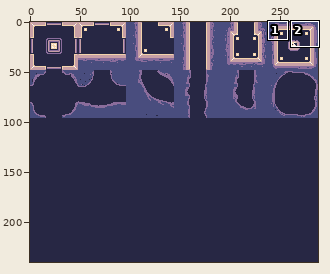
Edited in one commit: pixel-art file (Assets/Sprites/ase/base.aseprite). The picture above shows the old version from afar; the outline marks the close-up.
Close-up. Before the edit:
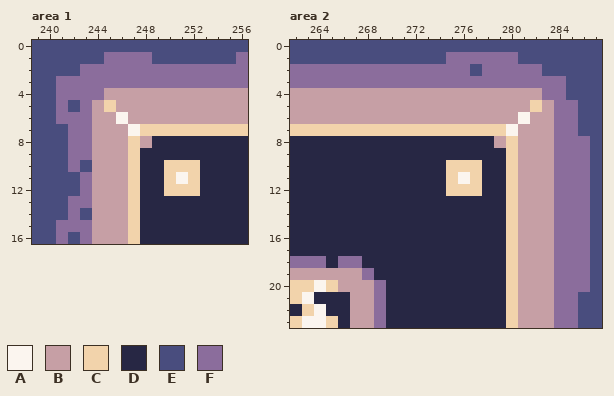
288x240 pixels, 1 frame. Shown: area 1: x 239..256, y 0..16; area 2: x 262..287, y 0..23. The commit also changed other parts of the picture, which this record leaves out.
Visible layers, top first: "caves/nwse-room", "caves/nwe-room", "caves/ne-room", "caves/ns-room", "caves/n-room", "caves/0-room", "rooms/nwse-room", "rooms/nwe-room", "rooms/ne-room", "rooms/ns-room", "rooms/n-room", "rooms/0-room", "background".
Palette (. is transparent): A #fbf5ef  B #c69fa5  C #f2d3ab  D #272744  E #494d7e  F #8b6d9c
Pixels before, area 1, first column x 239:
 0 EEEEEEEEEEEEEEEEEE
 1 EEEEEEFFFFEEEEEEEF
 2 EEEEFFFFFFFFFFFFFF
 3 EEFFFFFFFFFFFFFFFF
 4 EEFFFFBBBBBBBBBBBB
 5 EEFEFBCBBBBBBBBBBB
 6 EEFFFBBABBBBBBBBBB
 7 EEEFFBBBACCCCCCCCC
 8 EEEFFBBBCBDDDDDDDD
 9 EEEFFBBBCDDDDDDDDD
10 EEEFEBBBCDDCCCDDDD
11 EEEEFBBBCDDCACDDDD
12 EEEEFBBBCDDCCCDDDD
13 EEEFFBBBCDDDDDDDDD
14 EEEFEBBBCDDDDDDDDD
15 EEFFFBBBCDDDDDDDDD
16 EEFEFBBBCDDDDDDDDD
Pixels before, area 2, first column x 262:
 0 EEEEEEEEEEEEEEEEEEEEEEEEEE
 1 EEEEEEEEEEEEEFFFFFFEEEEEEE
 2 FFFFFFFFFFFFFFFEFFFFFEEEEE
 3 FFFFFFFFFFFFFFFFFFFFFFFEEE
 4 BBBBBBBBBBBBBBBBBBBBBFFEEE
 5 BBBBBBBBBBBBBBBBBBBBCBFFEE
 6 BBBBBBBBBBBBBBBBBBBABBFFEE
 7 CCCCCCCCCCCCCCCCCCABBBFFEE
 8 DDDDDDDDDDDDDDDDDBCBBBFFFE
 9 DDDDDDDDDDDDDDDDDDCBBBFFFE
10 DDDDDDDDDDDDDCCCDDCBBBFFFE
11 DDDDDDDDDDDDDCACDDCBBBFFFE
12 DDDDDDDDDDDDDCCCDDCBBBFFFE
13 DDDDDDDDDDDDDDDDDDCBBBFFFE
14 DDDDDDDDDDDDDDDDDDCBBBFFFE
15 DDDDDDDDDDDDDDDDDDCBBBFFFE
16 DDDDDDDDDDDDDDDDDDCBBBFFFE
17 DDDDDDDDDDDDDDDDDDCBBBFFFE
18 FFFDFFDDDDDDDDDDDDCBBBFFFE
19 BBBBBBFDDDDDDDDDDDCBBBFFFE
20 CCACBBBFDDDDDDDDDDCBBBFFFE
21 CADDDBBFDDDDDDDDDDCBBBFFEE
22 DCADDBBFDDDDDDDDDDCBBBFFEE
23 CAACDBBFDDDDDDDDDDCBBBFFEE
After the commit:
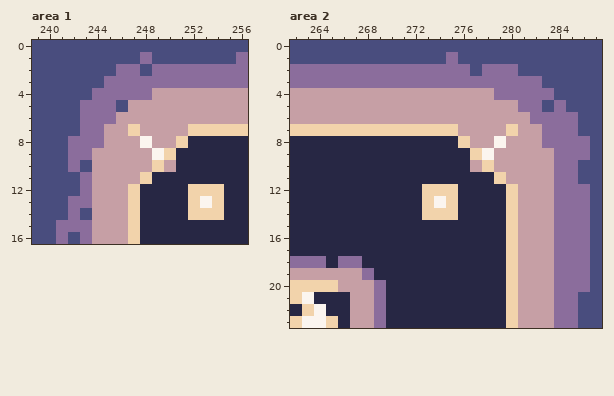
Diff:
Area 1, layer "rooms/0-room":
y 1: x 245..247 FFF -> EEE
y 2: x 243..245 FFF -> EEE; x 248 F -> E
y 3: x 241..244 FFFF -> EEEE
y 4: x 241..243 FFF -> EEE; x 245..248 BBBB -> FFFF
y 5: x 241 F -> E; x 244..246 BCB -> FFE
y 6: x 241..242 FF -> EE; x 244..246 BBA -> FFB
y 7: x 242 F -> E; x 244 B -> F; x 247..251 ACCCC -> CBBBB
y 8: x 244 B -> F; x 247..251 CBDDD -> BABBC
y 9: x 247..250 CDDD -> BBAC
y 10: x 247..252 CDDCCC -> BBCBDD
y 11: x 247..248 CD -> BC; x 250..252 CAC -> DDD
y 12: x 250..251 CC -> DD; x 253..254 DD -> CC
y 13: x 252..254 DDD -> CAC
y 14: x 252..254 DDD -> CCC
Area 2, layer "rooms/0-room":
y 1: x 276..280 FFFFF -> EEEEE
y 2: x 281..282 FF -> EE
y 3: x 283..284 FF -> EE
y 4: x 279..282 BBBB -> FFFF; x 284 F -> E
y 5: x 281..283 BCB -> FFE; x 285 F -> E
y 6: x 281..283 ABB -> BFF
y 7: x 276..280 CCCCA -> BBBBC; x 283 B -> F
y 8: x 276..280 DDDBC -> CBBAB; x 283 B -> F
y 9: x 277..280 DDDC -> CABB
y 10: x 275..280 CCCDDC -> DDBCBB; x 286 F -> E
y 11: x 275..277 CAC -> DDD; x 279..280 DC -> CB; x 286 F -> E
y 12: x 273..274 DD -> CC; x 276..277 CC -> DD
y 13: x 273..275 DDD -> CAC
y 14: x 273..275 DDD -> CCC
y 20: x 264 A -> C
Boxes around the changes in both close-ups, in picture pixels (x1, y1, x2, y2):
changed: (56, 52, 224, 220)
changed: (422, 52, 590, 220)
changed: (314, 280, 326, 292)
